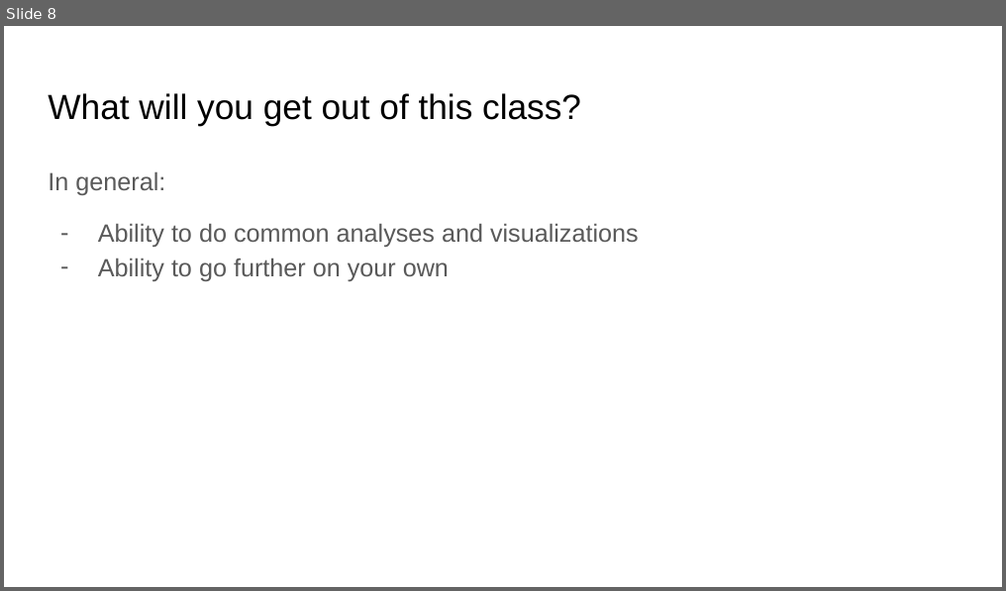
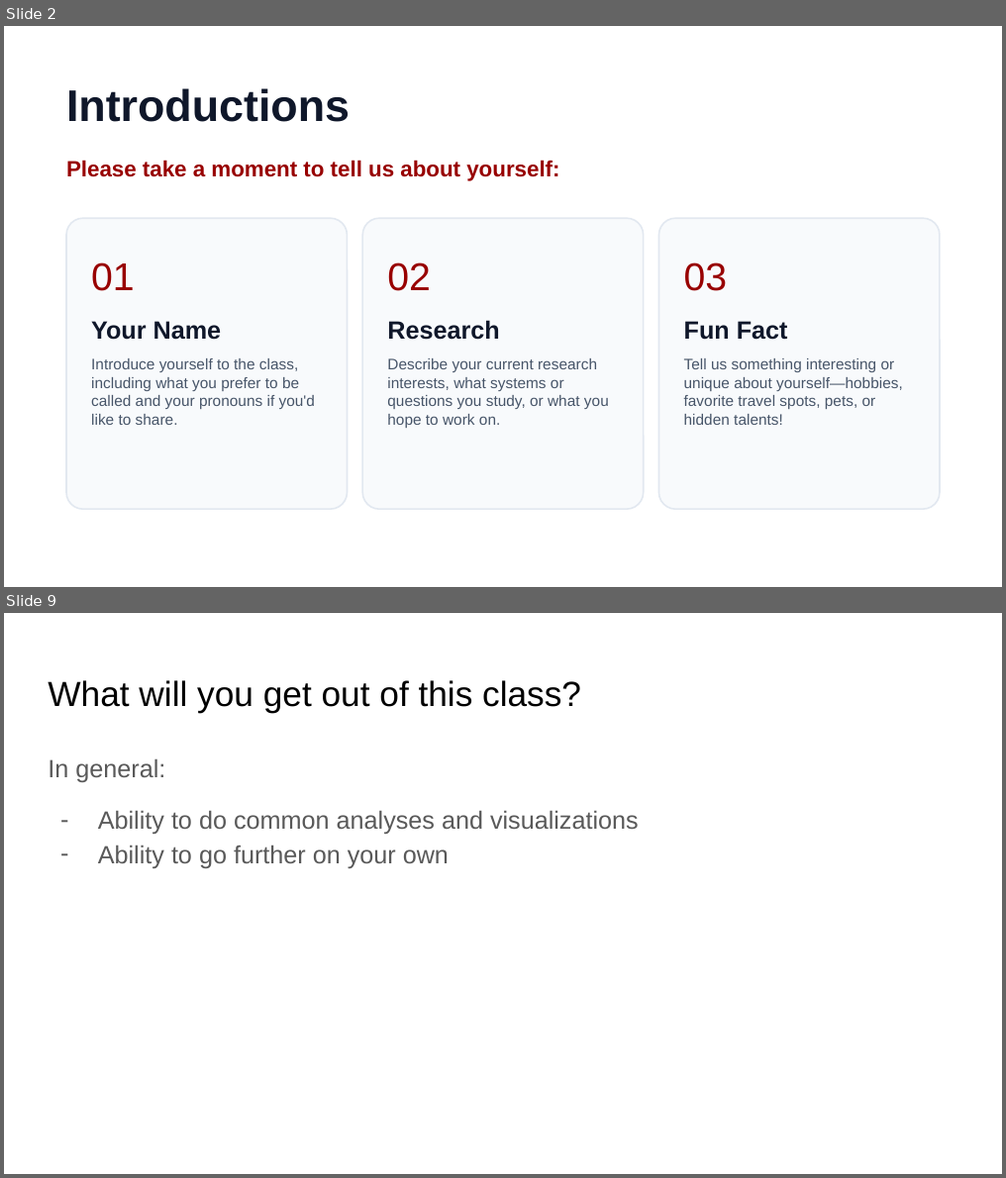
Before and after one commit to bmaitner/biometry_course, a slide deck: lectures/Lecture_01_course_introduction.pptx. Shown one above the other, each under a label of ours: slide 8 before the commit, slides 2 and 9 after it; the slides between them are not shown. The pictures are 1006x591 and 1006x1178 pixels, drawn with LibreOffice and Linux fonts; fonts in the diff are those of the drawing. Boxes give left, top, right and bottom in pixels: in the first picture for what was removed or moved away, otherwise in the second. Text is boxed around its words. In the diff, an @@ line names an element or a change of style, - is before the commit and + after.

```diff
--- a/lectures/Lecture_01_course_introduction.pptx
+++ b/lectures/Lecture_01_course_introduction.pptx
@@ slide 2 added at bbox=[4, 26, 1002, 587], background #FFFFFF @@
@@ title added at bbox=[66, 88, 350, 122], 32 pt, text #0F172A, bold @@
+Introductions
@@ text added at bbox=[66, 160, 559, 181], 16 pt, text #980000, bold @@
+Please take a moment to tell us about yourself:
@@ group added at bbox=[65, 219, 939, 510]: 3 rounded rectangles, 3 texts @@
+01
+Your Name
+Introduce yourself to the class, including what you prefer to be called and your pronouns if you'd like to share.
+02
+Research
+Describe your current research interests, what systems or questions you study, or what you hope to work on.
+03
+Fun Fact
+Tell us something interesting or unique about yourself—hobbies, favorite travel spots, pets, or hidden talents!
@@ what was slide 8 is now slide 9 @@
```
Also in this commit, not shown: 19 slides changed, 4 other slides added, 4 slides removed, 1 other file.
